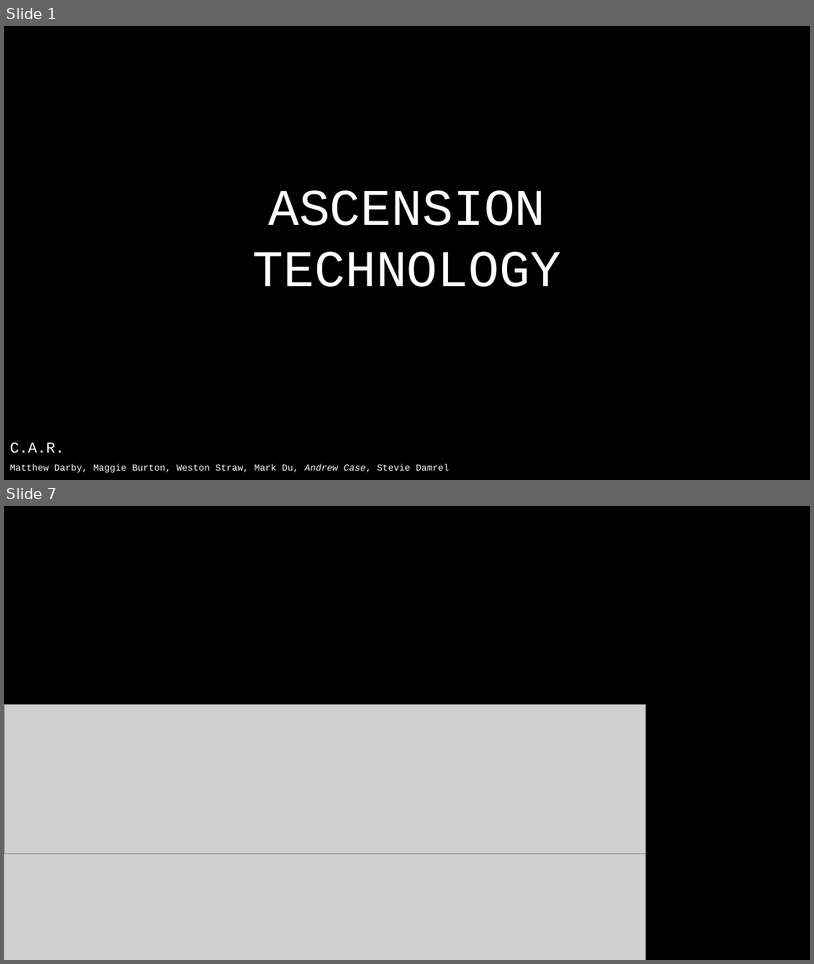
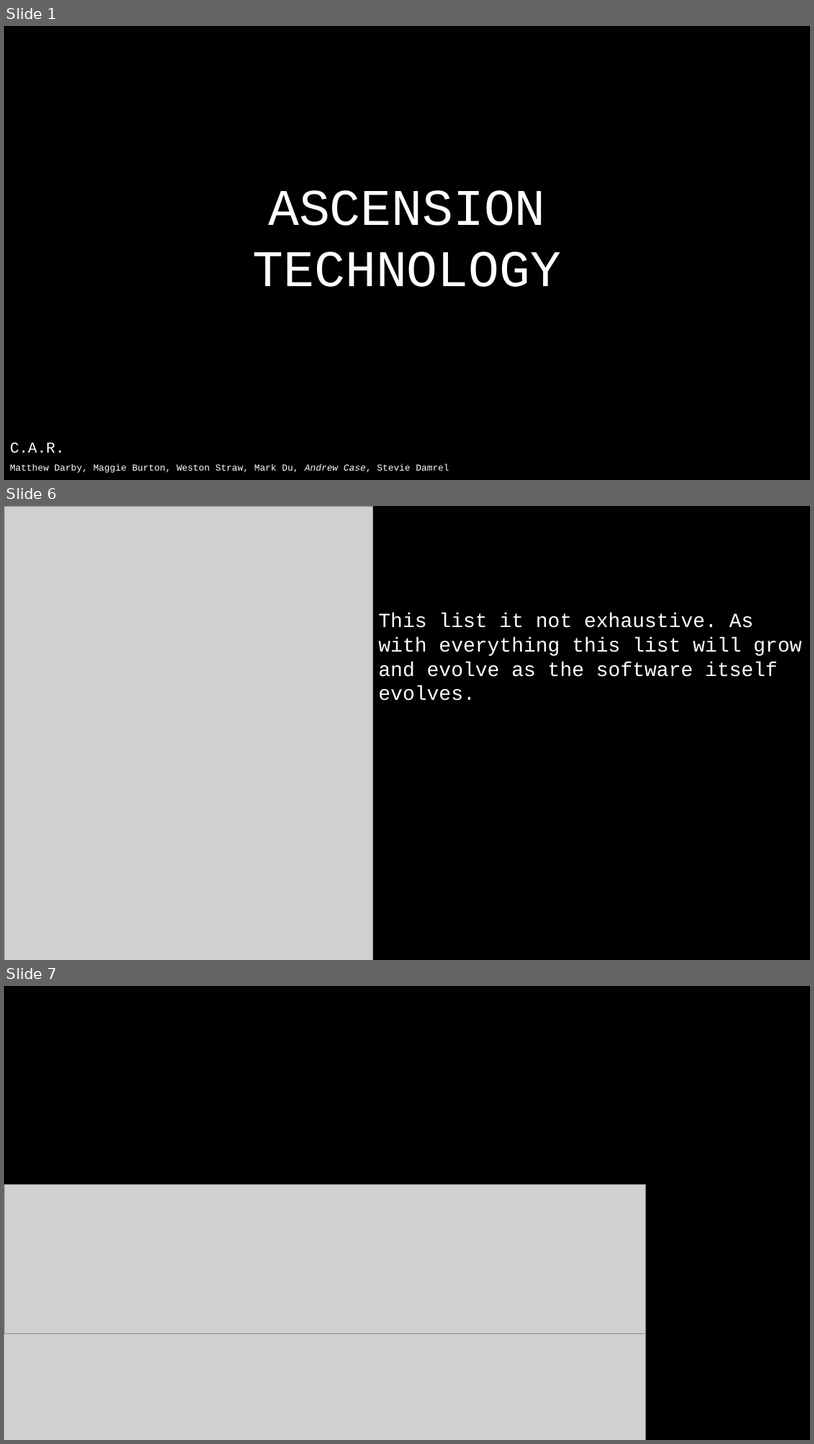
Before and after one commit to baylorSailor/C.A.R., a slide deck: Iteration-1/Iteration Presentation.pptx. Shown one above the other, each under a label of ours: slides 1 and 7 before the commit, slides 1, 6 and 7 after it; the slides between them are not shown. The pictures are 814x964 and 814x1444 pixels, drawn with LibreOffice and Linux fonts; fonts in the diff are those of the drawing; grey boxes stand for pictures; background and template pictures are left out. Boxes give left, top, right and bottom in pixels: in the first picture for what was removed or moved away, otherwise in the second. Text is boxed around its words. In the diff, an @@ line names an element or a change of style, - is before the commit and + after.

Commit message:
Adjusted ppt and added wireframe images

```diff
--- a/Iteration-1/Iteration Presentation.pptx
+++ b/Iteration-1/Iteration Presentation.pptx
@@ slide 6 added at [4, 506, 810, 960], background picture (left out) @@
@@ picture added at [4, 506, 373, 960] @@
@@ text added at [378, 613, 802, 700], 24 pt, text #FFFFFF @@
+This list it not exhaustive. As with everything this list will grow and evolve as the software itself evolves.
```
Also in this commit, not shown: 3 slides changed, 1 other slide added, 2 slides removed, 1 other file.
